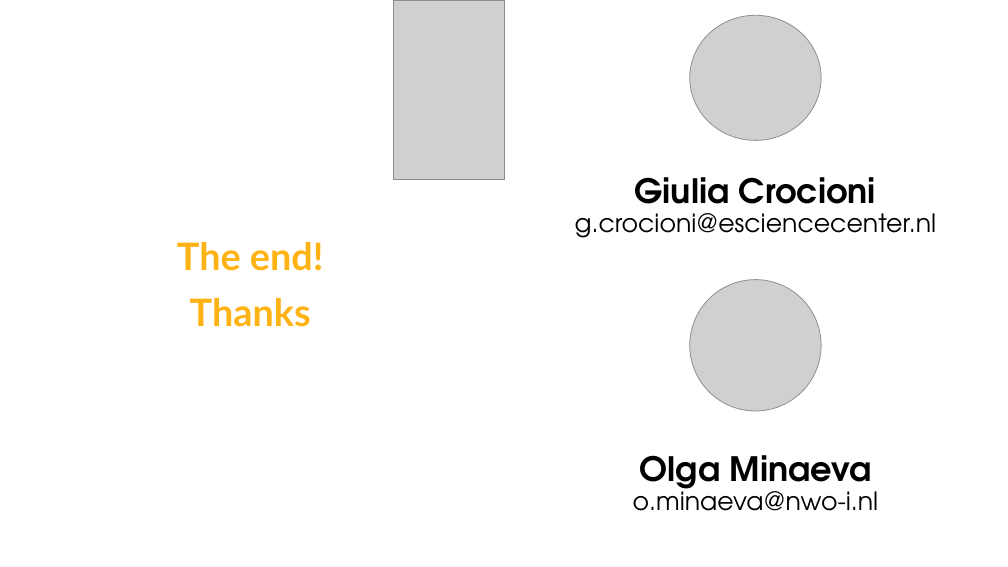
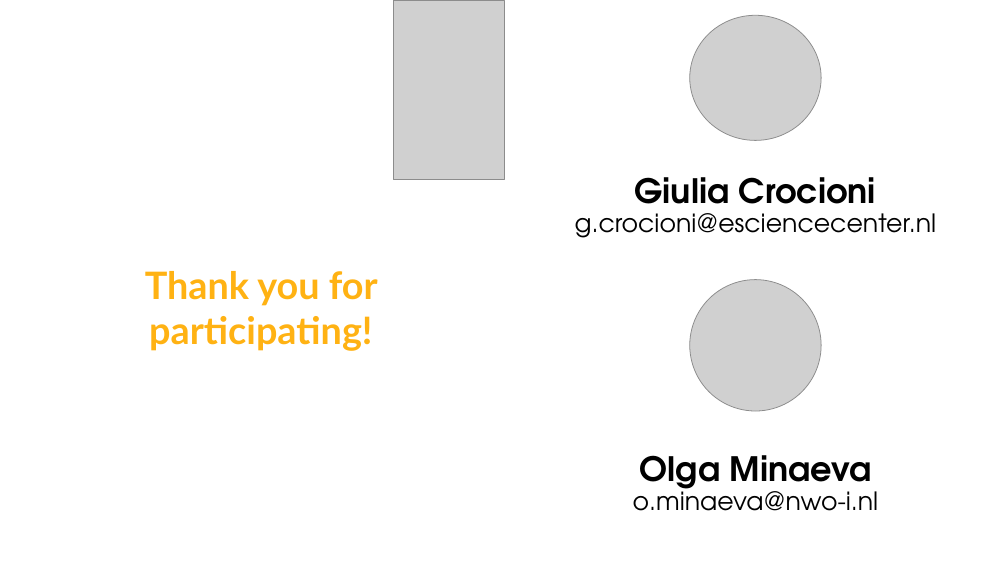
Before and after one commit to olgaminaeva/gen-ai-coding, a slide deck: slide 13 of instructors/episode3.pptx (slide 14 before the commit). Drawn at 1008x567 pixels with LibreOffice and Linux fonts; fonts in the diff are those of the drawing; grey boxes stand for pictures; background and template pictures are left out. Boxes give left, top, right and bottom in pixels: in the first picture for what was removed or moved away, otherwise in the second. Text is boxed around its words. In the diff, an @@ line names an element or a change of style, - is before the commit and + after.

```diff
--- a/instructors/episode3.pptx
+++ b/instructors/episode3.pptx
@@ text at (145,271,378,351): text changed @@
-The end!
-Thanks
+Thank you for participating!
```
Also in this commit, not shown: 6 other slides changed, 1 slide added, 2 slides removed, 1 other file.
